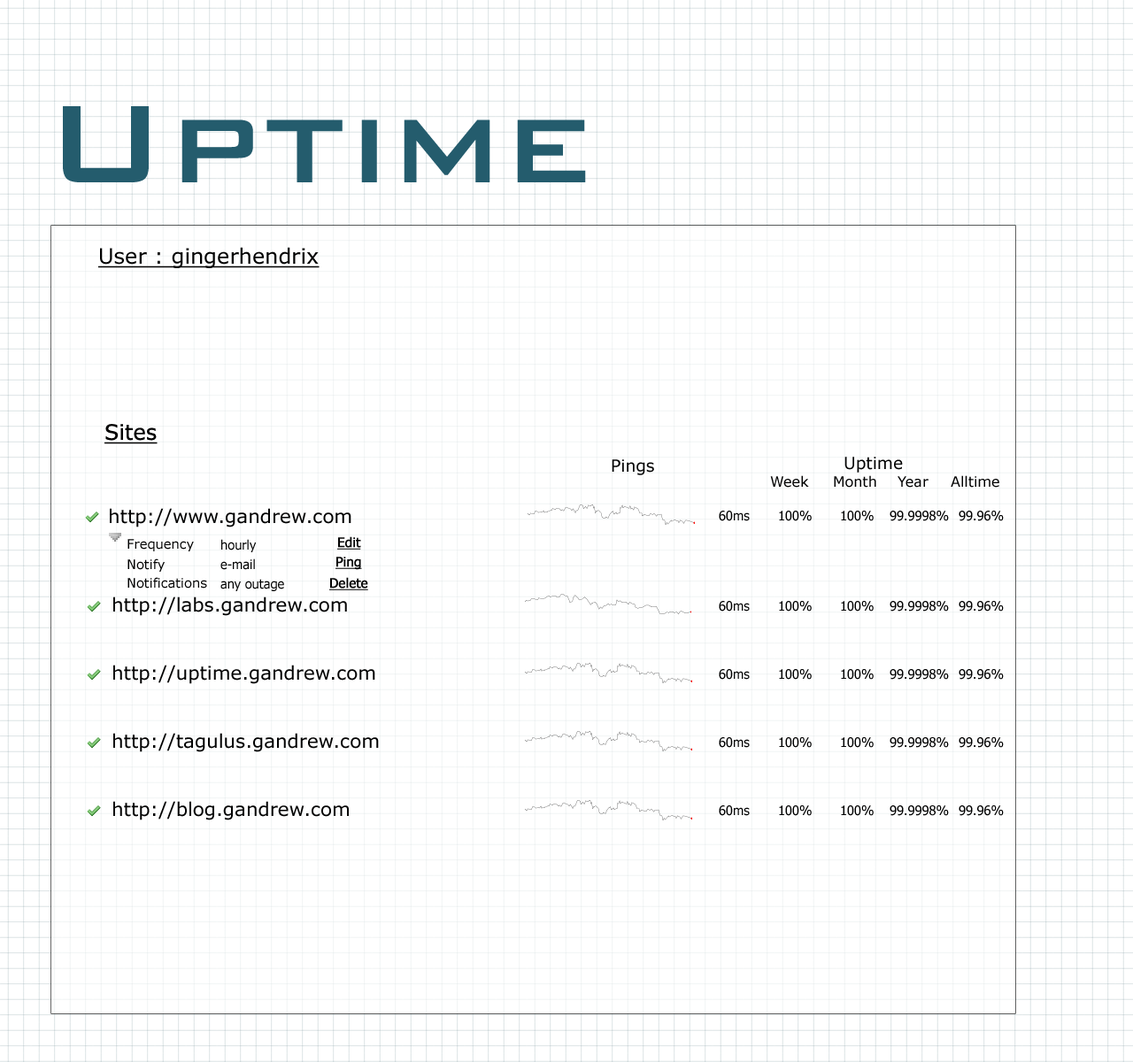
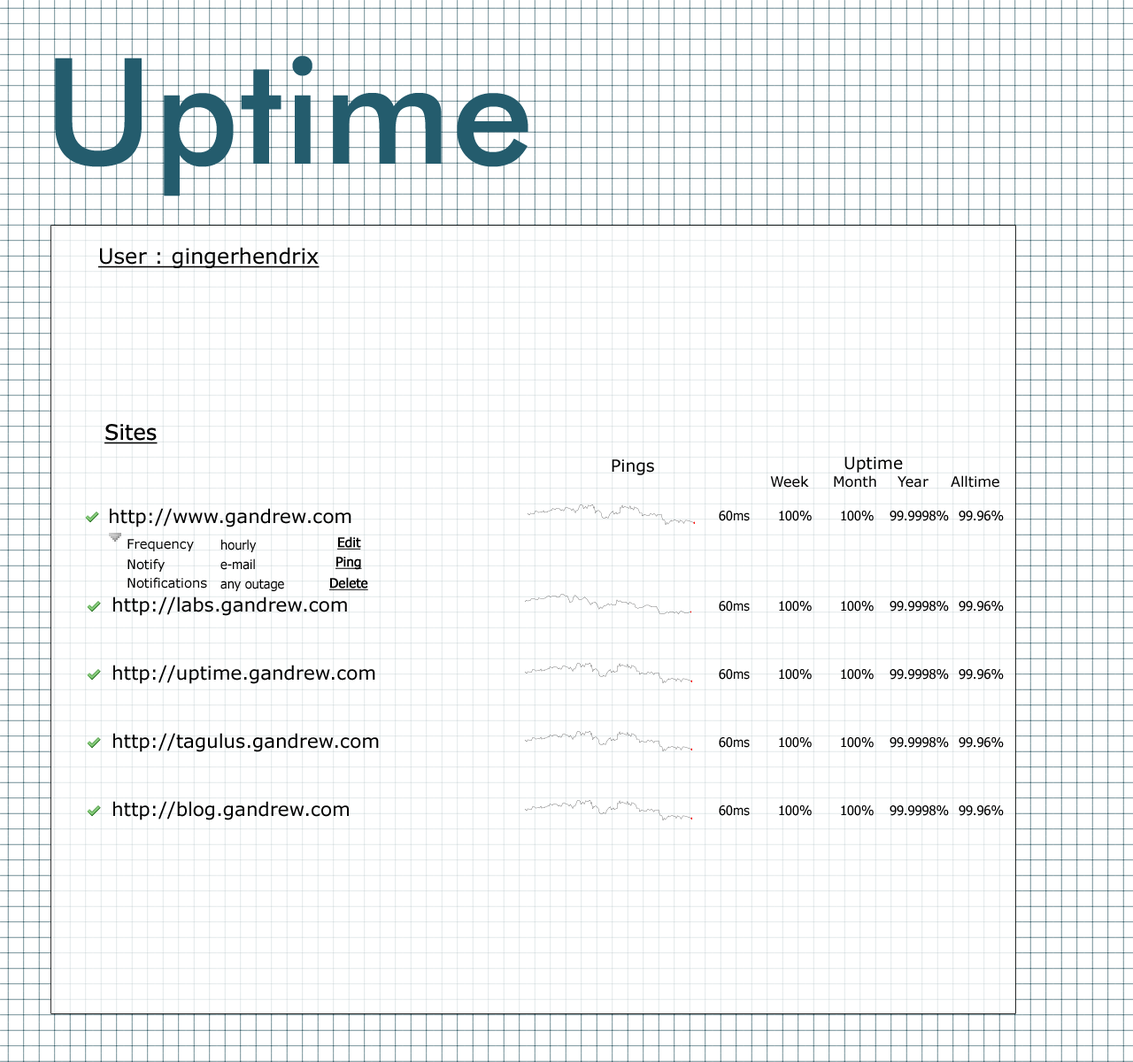
Comparing the layer stacks of the two 1133 × 1062 images. Changes:
painted on "Uptime" (2nd of 2) over [left=54, top=55, right=586, bottom=197]
"Layer 4": opacity 60% → 80% over [left=51, top=225, right=1016, bottom=1014]
"Small Grid": opacity 25% → 100% over [left=0, top=0, right=1133, bottom=1062]
